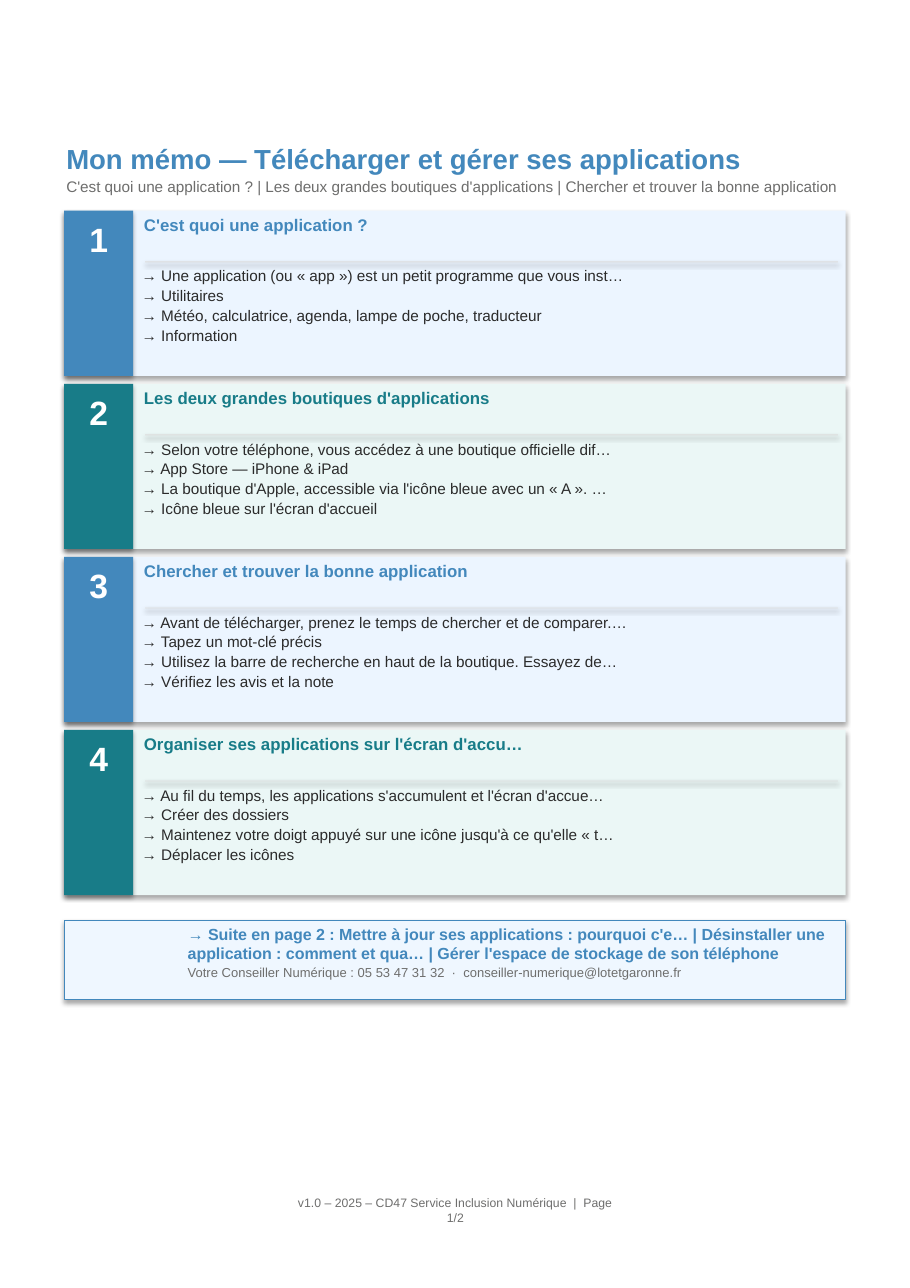
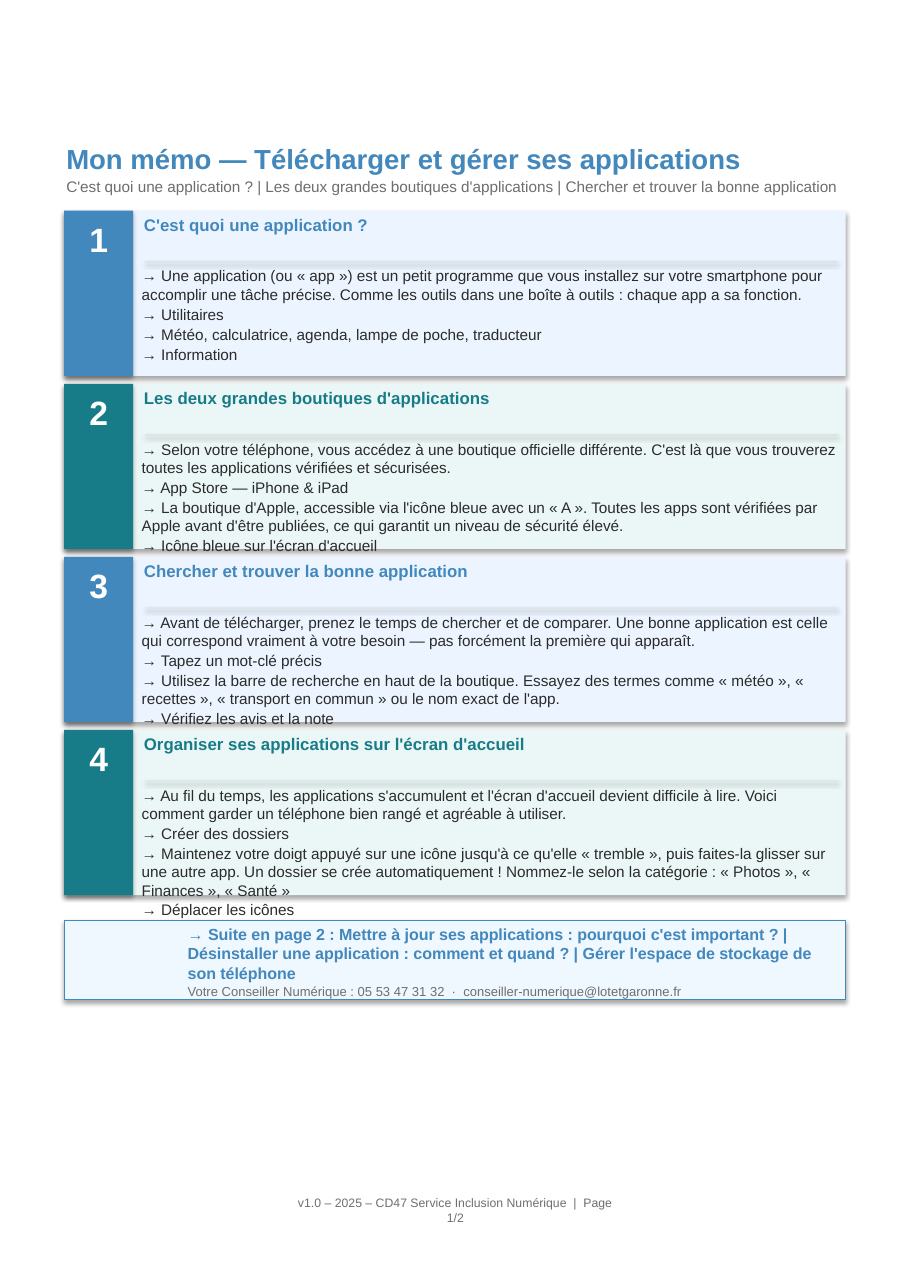
Before and after one commit to maswaddpt47-cmyk/REP_PEDA, a slide deck: slide 1 of assets/memos/A4-memo.pptx. Drawn at 910x1288 pixels with LibreOffice and Linux fonts; fonts in the diff are those of the drawing. Boxes give left, top, right and bottom in pixels: in the first picture for what was removed or moved away, otherwise in the second. Text is boxed around its words. In the diff, an @@ line names an element or a change of style, - is before the commit and + after.

```diff
--- a/assets/memos/A4-memo.pptx
+++ b/assets/memos/A4-memo.pptx
@@ text at (142,270,823,303): text changed @@
-→ Une application (ou « app ») est un petit programme que vous inst…
+→ Une application (ou « app ») est un petit programme que vous installez sur votre smartphone pour accomplir une tâche précise. Comme les outils dans une boîte à outils : chaque app a sa fonction.
@@ text at (142,443,836,476): text changed @@
-→ Selon votre téléphone, vous accédez à une boutique officielle dif…
+→ Selon votre téléphone, vous accédez à une boutique officielle différente. C'est là que vous trouverez toutes les applications vérifiées et sécurisées.
@@ text at (142,501,817,534): text changed @@
-→ La boutique d'Apple, accessible via l'icône bleue avec un « A ». …
+→ La boutique d'Apple, accessible via l'icône bleue avec un « A ». Toutes les apps sont vérifiées par Apple avant d'être publiées, ce qui garantit un niveau de sécurité élevé.
@@ text at (142,616,827,649): text changed @@
-→ Avant de télécharger, prenez le temps de chercher et de comparer.…
+→ Avant de télécharger, prenez le temps de chercher et de comparer. Une bonne application est celle qui correspond vraiment à votre besoin — pas forcément la première qui apparaît.
@@ text at (142,674,773,707): text changed @@
-→ Utilisez la barre de recherche en haut de la boutique. Essayez de…
+→ Utilisez la barre de recherche en haut de la boutique. Essayez des termes comme « météo », « recettes », « transport en commun » ou le nom exact de l'app.
@@ text at (144,737,524,754): text changed @@
-Organiser ses applications sur l'écran d'accu…
+Organiser ses applications sur l'écran d'accueil
@@ text at (142,789,777,822): text changed @@
-→ Au fil du temps, les applications s'accumulent et l'écran d'accue…
+→ Au fil du temps, les applications s'accumulent et l'écran d'accueil devient difficile à lire. Voici comment garder un téléphone bien rangé et agréable à utiliser.
@@ text at (142,847,825,897): text changed @@
-→ Maintenez votre doigt appuyé sur une icône jusqu'à ce qu'elle « t…
+→ Maintenez votre doigt appuyé sur une icône jusqu'à ce qu'elle « tremble », puis faites-la glisser sur une autre app. Un dossier se crée automatiquement ! Nommez-le selon la catégorie : « Photos », « Finances », « Santé »
@@ text at (188,928,812,983): text changed @@
-→ Suite en page 2 : Mettre à jour ses applications : pourquoi c'e… | Désinstaller une application : comment et qua… | Gérer l'espace de stockage de son téléphone
+→ Suite en page 2 : Mettre à jour ses applications : pourquoi c'est important ? | Désinstaller une application : comment et quand ? | Gérer l'espace de stockage de son téléphone
```
Also in this commit, not shown: 1 other slide changed, 20 other files.
